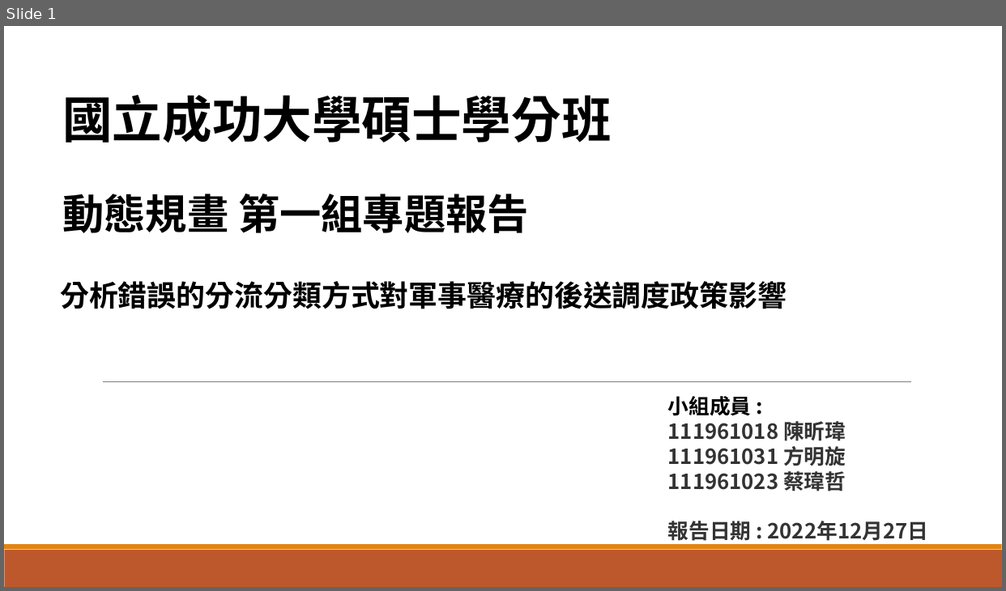
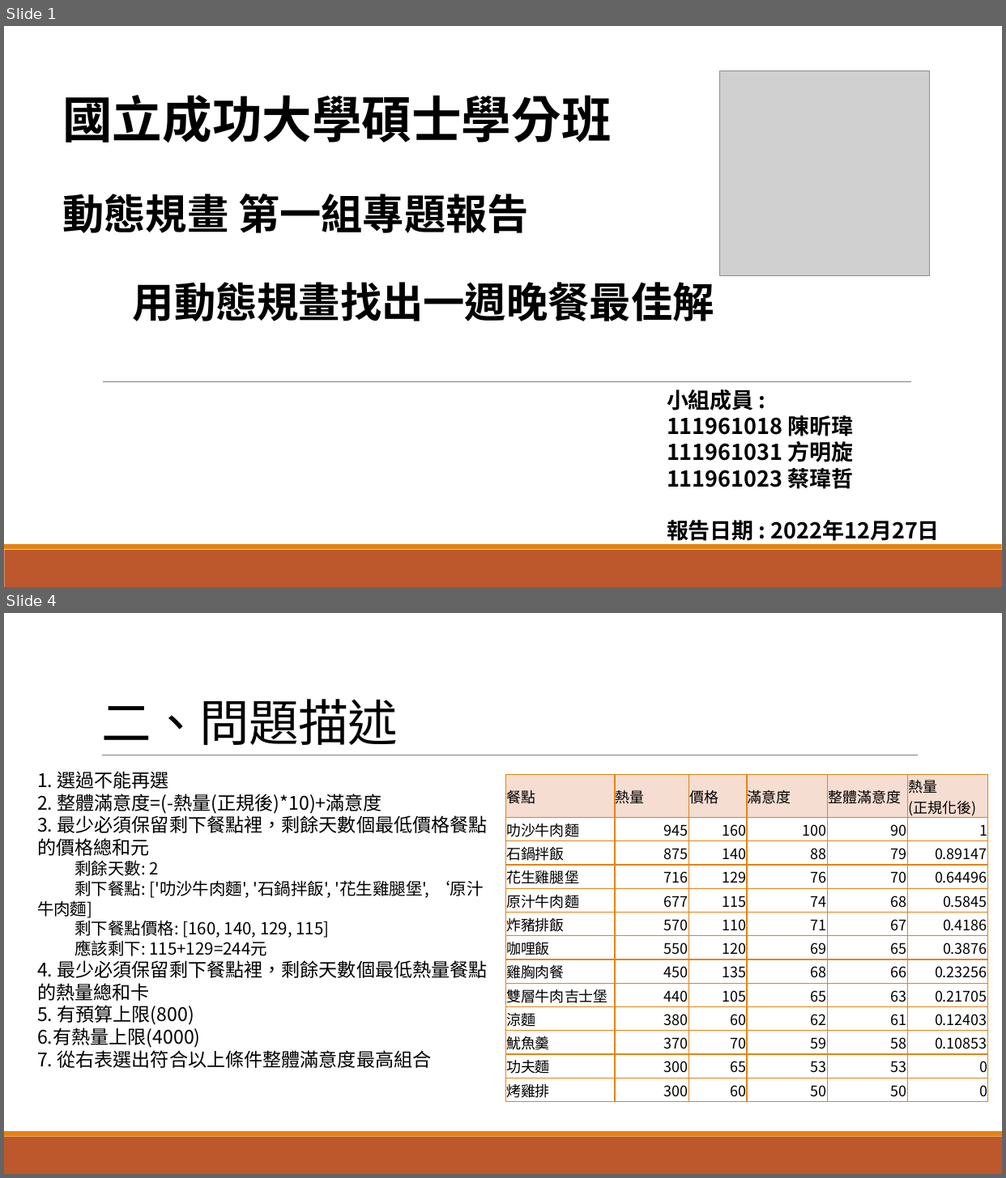
Before and after one commit to BangkokPicasso/Dynamic_Programming, a slide deck: Dynamic_Programming.pptx. Shown one above the other, each under a label of ours: slide 1 before the commit, slides 1 and 4 after it; the slides between them are not shown. The pictures are 1006x591 and 1006x1178 pixels, drawn with LibreOffice and Linux fonts; fonts in the diff are those of the drawing; grey boxes stand for pictures. Boxes give left, top, right and bottom in pixels: in the first picture for what was removed or moved away, otherwise in the second. Text is boxed around its words. In the diff, an @@ line names an element or a change of style, - is before the commit and + after.

```diff
--- a/Dynamic_Programming.pptx
+++ b/Dynamic_Programming.pptx
@@ slide 4 added at [4, 613, 1002, 1174], background #FFFFFF; not listed: 2 template elements that a slide beside it also shows @@
@@ title added at [101, 699, 398, 745], 48 pt, text #000000 @@
+二、問題描述
@@ line added from (102, 756) to (918, 756), #808080 0.5 pt @@
@@ text added at [37, 771, 487, 1068], 18 pt, text #000000 @@
+1. 選過不能再選
+2. 整體滿意度=(-熱量(正規後)*10)+滿意度
+3. 最少必須保留剩下餐點裡，剩餘天數個最低價格餐點的價格總和元
+剩餘天數: 2
+剩下餐點: ['叻沙牛肉麵', '石鍋拌飯', '花生雞腿堡', ‘原汁 牛肉麵]
+剩下餐點價格: [160, 140, 129, 115]
+應該剩下: 115+129=244元
+4. 最少必須保留剩下餐點裡，剩餘天數個最低熱量餐點的熱量總和卡
+5. 有預算上限(800)
+6.有熱量上限(4000)
+7. 從右表選出符合以上條件整體滿意度最高組合
@@ table added at [505, 775, 987, 1101], 13 rows, 6 columns @@
+餐點 | 熱量 | 價格 | 滿意度 | 整體滿意度 | 熱量 / (正規化後)
+叻沙牛肉麵 | 945 | 160 | 100 | 90 | 1
+石鍋拌飯 | 875 | 140 | 88 | 79 | 0.89147
+花生雞腿堡 | 716 | 129 | 76 | 70 | 0.64496
+原汁牛肉麵 | 677 | 115 | 74 | 68 | 0.5845
+炸豬排飯 | 570 | 110 | 71 | 67 | 0.4186
+咖哩飯 | 550 | 120 | 69 | 65 | 0.3876
+雞胸肉餐 | 450 | 135 | 68 | 66 | 0.23256
+雙層牛肉吉士堡 | 440 | 105 | 65 | 63 | 0.21705
+涼麵 | 380 | 60 | 62 | 61 | 0.12403
+魷魚羹 | 370 | 70 | 59 | 58 | 0.10853
+功夫麵 | 300 | 65 | 53 | 53 | 0
+烤雞排 | 300 | 60 | 50 | 50 | 0
@@ slide 1 changed as well @@
@@ picture added at [720, 71, 929, 276] @@
@@ text at [133, 282, 714, 322]: text changed; size 28 to 40 pt @@
-分析錯誤的分流分類方式對軍事醫療的後送調度政策影響
+用動態規畫找出一週晚餐最佳解
@@ text "小組成員 :": place and size @@
-text "小組成員 :" at [668, 396, 929, 541]
+text "小組成員 :" at [667, 390, 940, 545]
@@ text "小組成員 :" at [667, 390, 940, 545]: size 20 to 21 pt, text colour #333333 to #000000 @@
```
Also in this commit, not shown: 11 other slides added, 1 slide removed.
